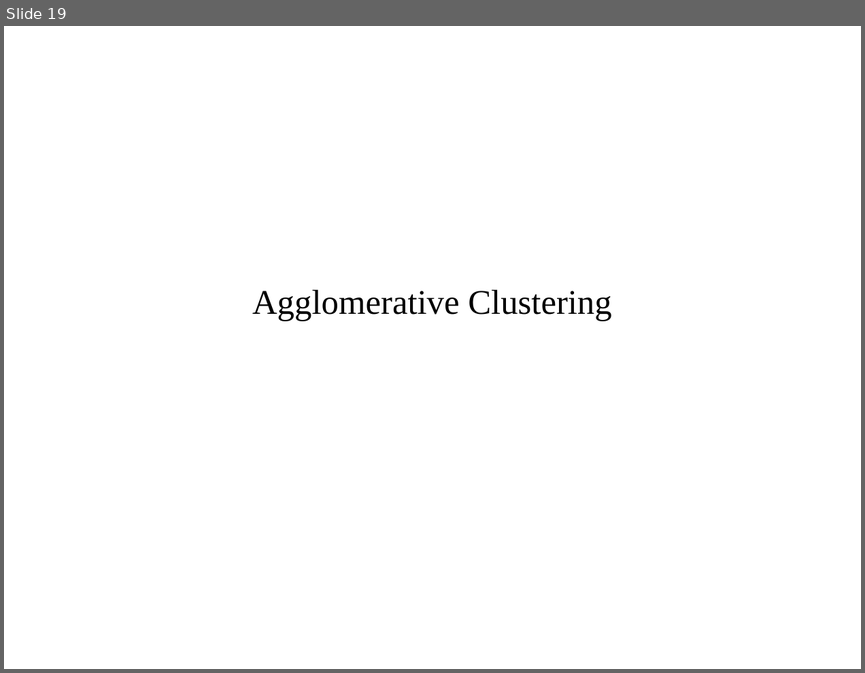
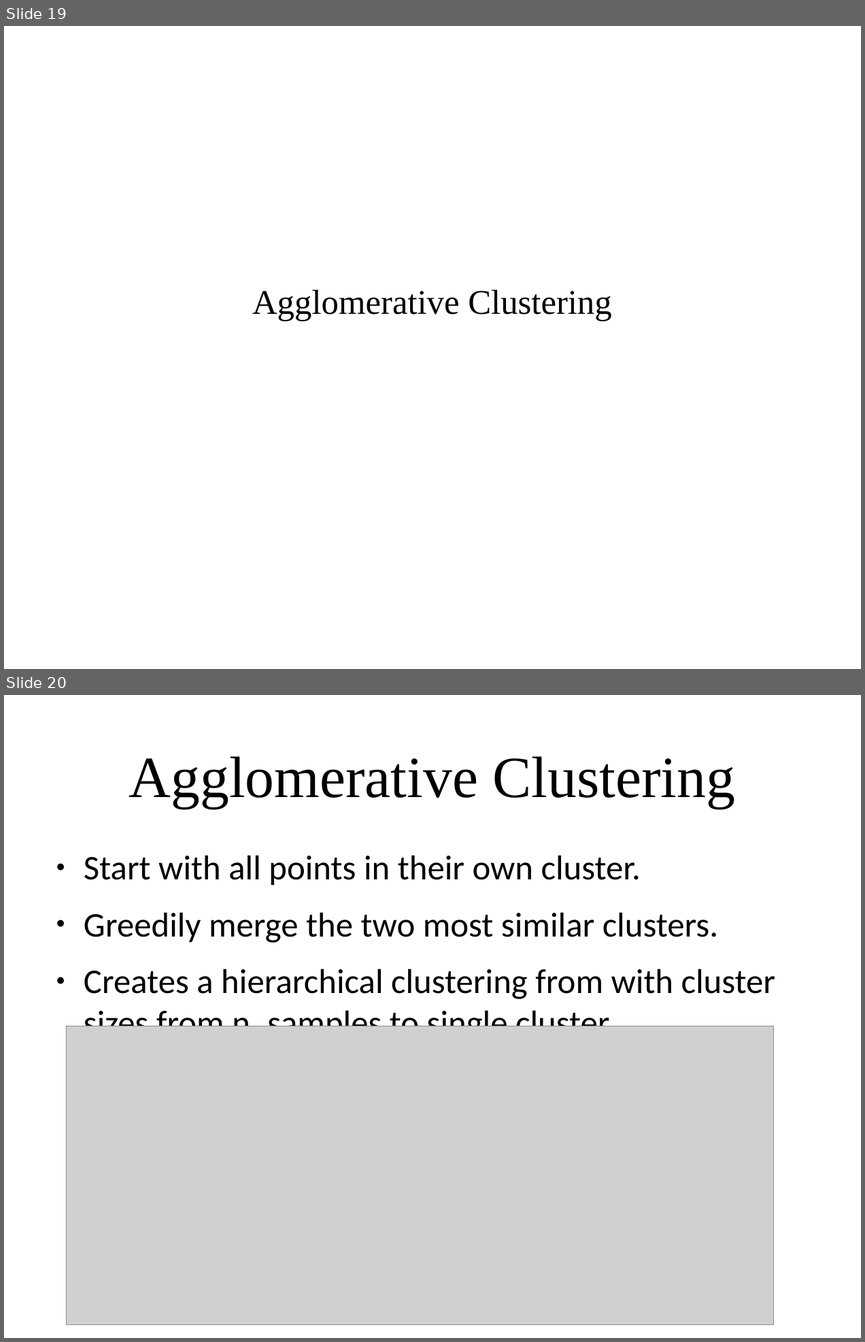
Before and after one commit to amueller/applied_ml_spring_2017, a slide deck: slides/aml-16-032217.odp. Shown one above the other, each under a label of ours: slide 19 before the commit, slides 19 and 20 after it. The pictures are 865x673 and 865x1342 pixels, drawn with LibreOffice and Linux fonts; fonts in the diff are those of the drawing; grey boxes stand for pictures. Boxes give left, top, right and bottom in pixels: in the first picture for what was removed or moved away, otherwise in the second. Text is boxed around its words. In the diff, an @@ line names an element or a change of style, - is before the commit and + after.

Commit message:
working on mixture models and clustering

```diff
--- a/slides/aml-16-032217.odp
+++ b/slides/aml-16-032217.odp
@@ slide 20 added at (4, 695, 861, 1338), background #FFFFFF @@
@@ title added at (129, 756, 736, 808), 54 pt, text #000000 @@
+Agglomerative Clustering
@@ text added at (84, 855, 775, 1026), 32 pt, text #000000 @@
+● Start with all points in their own cluster.
+● Greedily merge the two most similar clusters.
+● Creates a hierarchical clustering from with cluster sizes from n_samples to single cluster.
@@ picture added at (66, 1026, 774, 1325) @@
```
Also in this commit, not shown: 11 slides changed, 14 other slides added, 8 slides removed, 1 other file.
